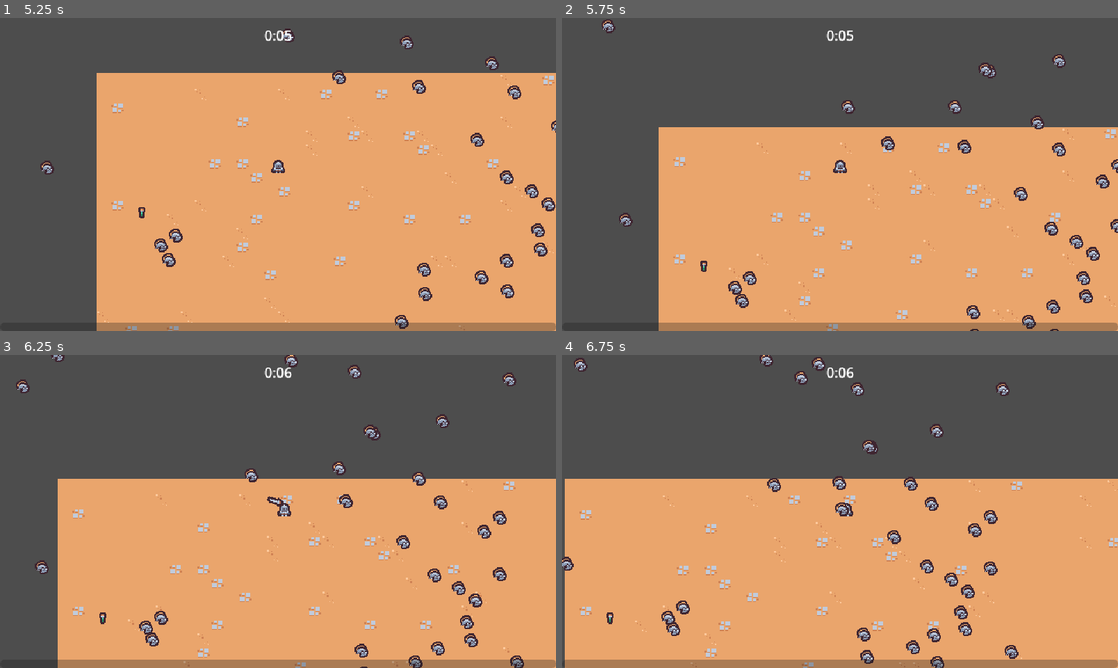
Above: before the commit, frames 1-4 (two rows, left to right).
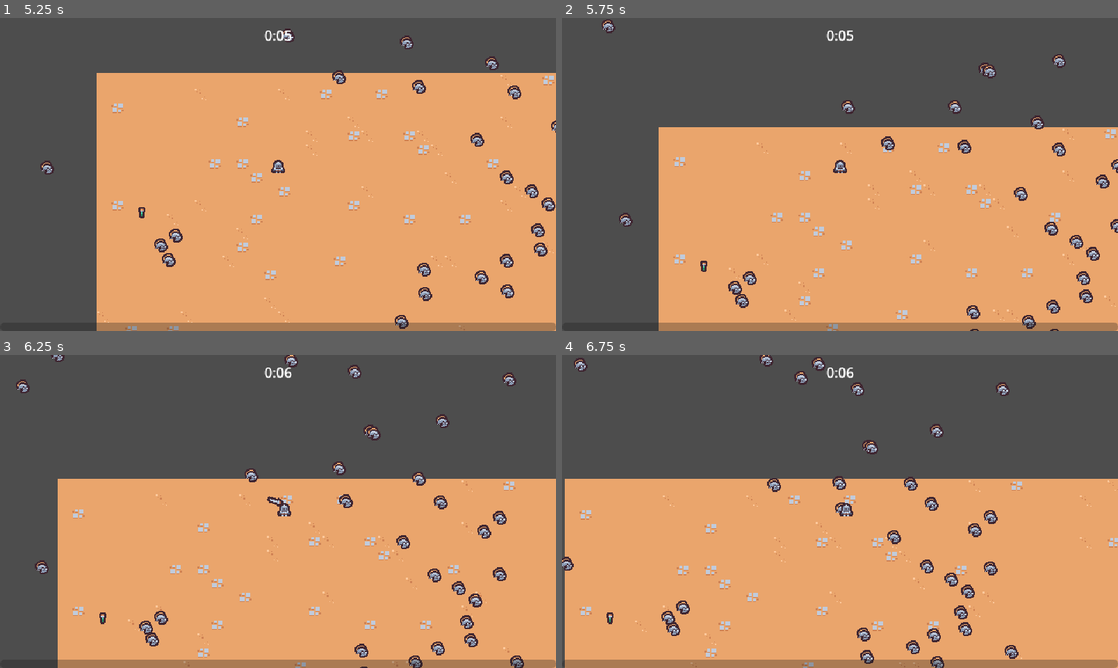
Above: after the commit, the same moments.

Repository: xiaorongdian/2dsurvivorscourse
Game: Godot game, scene res://scenes/main/main.tscn
Same seed, same stepped clock (60 frames per second), same inputs: the game is played once before the commit and once after it.
Inputs (mouse positions are in pixels of both pictures, inside the frame that each line leads up to):
- Up to frame 1 (5.25 s): move the mouse to (250, 237) at 0.52 s; press the mouse at (250, 237) at 0.53 s; hold Up (move_up) 0.53-2.03 s; move the mouse to (444, 221) at 1.27 s; release the mouse at (444, 221) at 1.28 s; click (444, 221) at 1.35 s; move the mouse to (111, 127) at 2.02 s; press the mouse at (111, 127) at 2.03 s; hold Left (move_left) 2.03-3.53 s; move the mouse to (305, 174) at 2.77 s; release the mouse at (305, 174) at 2.78 s; click (305, 174) at 2.85 s; move the mouse to (194, 96) at 3.52 s; press the mouse at (194, 96) at 3.53 s; hold Down (move_down) 3.53-4.28 s; move the mouse to (400, 158) at 4.27 s; release the mouse at (400, 158) at 4.28 s; hold Right (move_right) 4.28-5.03 s; click (400, 158) at 4.35 s; move the mouse to (166, 190) at 5.02 s; press the mouse at (166, 190) at 5.03 s; hold Up (move_up) from 5.03 s (still down)
- Up to frame 2 (5.75 s): keep holding Up (move_up)
- Up to frame 3 (6.25 s): move the mouse to (333, 442) at 5.77 s; release Up (move_up) at 5.78 s; release the mouse at (333, 442) at 5.78 s; hold Right (move_right) from 5.78 s (still down); click (333, 442) at 5.85 s
- Up to frame 4 (6.75 s): keep holding Right (move_right); move the mouse to (812, 574) at 6.52 s; press the mouse at (812, 574) at 6.53 s

Frame 1 is identical in both runs. In frame 2, less than 0.1% of the frame differs, in the area x 75-78%, y 15-19%; in frame 3, less than 0.1%; in frame 4, less than 0.1%, in the area x 50-57%, y 27-52%.

Commit message:
y轴遮挡问题，分两组entities、foreground,Y轴排序

Diff:
--- a/project.godot
+++ b/project.godot
@@ -35,6 +35,8 @@
 
 player=""
 enemy=""
+entities_layer=""
+foreground_layer=""
 
 [input]
 
--- a/scenes/ability/sword_ability_controller/sword_ability_controller.gd
+++ b/scenes/ability/sword_ability_controller/sword_ability_controller.gd
@@ -31,7 +31,9 @@
 		)
 
 	var sword_instance = sword_ability.instantiate() as SwordAbility
-	player.get_parent().add_child(sword_instance)
+	var forground_layer = get_tree().get_first_node_in_group("foreground_layer")
+	forground_layer.add_child(sword_instance)
+	#player.get_parent().add_child(sword_instance)
 	sword_instance.hitbox_component.damage = damage
 
 	#随机转个角度
@@ -47,6 +49,5 @@
 		return
 	var percent_reduction = current_upgrades["sword_rate"]["quantity"] * .1
 	base_wait_time *= 1 - percent_reduction
-	print("base_wait_time:", base_wait_time)
 	$Timer.wait_time = base_wait_time
 	$Timer.start()
--- a/scenes/component/vial_drop_component.gd
+++ b/scenes/component/vial_drop_component.gd
@@ -28,5 +28,7 @@
 	#用下面的方法不好使
 	#owner.get_parent().set_deferred("add_child", vail_scene)
 	#用下面的方法不报错
-	owner.get_parent().call_deferred("add_child", vail_scene)
+	#owner.get_parent().call_deferred("add_child", vail_scene)
+	var entities_layer = get_tree().get_first_node_in_group("entities_layer")
+	entities_layer.call_deferred("add_child", vail_scene)
 	vail_scene.global_position = spawn_position
--- a/scenes/main/main.tscn
+++ b/scenes/main/main.tscn
@@ -34,5 +34,11 @@
 tile_map_data = PackedByteArray("AAABAAIAAAAGAAMAAAACAAIAAAAAAAQAAAACAAMAAAAAAAQAAAADAAMAAAAAAAQAAAADAAQAAAAAAAQAAAAMAA …(22224 unchanged characters)…
 tile_set = ExtResource("1_iuonh")
 
-[node name="Player" parent="." instance=ExtResource("1_hyk8p")]
+[node name="Entities" type="Node2D" parent="." groups=["entities_layer"]]
+y_sort_enabled = true
+
+[node name="Player" parent="Entities" instance=ExtResource("1_hyk8p")]
 position = Vector2(302, 225)
+
+[node name="Foreground" type="Node2D" parent="." groups=["foreground_layer"]]
+y_sort_enabled = true
--- a/scenes/manager/enemy_manager.gd
+++ b/scenes/manager/enemy_manager.gd
@@ -16,5 +16,6 @@
 
 	var randRange = Vector2.RIGHT.rotated(randf_range(0, TAU))
 	var enemy = base_enemy_scene.instantiate() as Node2D
-	get_parent().add_child(enemy)
+	var entities_layer = get_tree().get_first_node_in_group("entities_layer")
+	entities_layer.add_child(enemy)
 	enemy.global_position = player.global_position + randRange * MAX_RANGE
Not shown, changed: 2DSurvivorsCourse.pck
